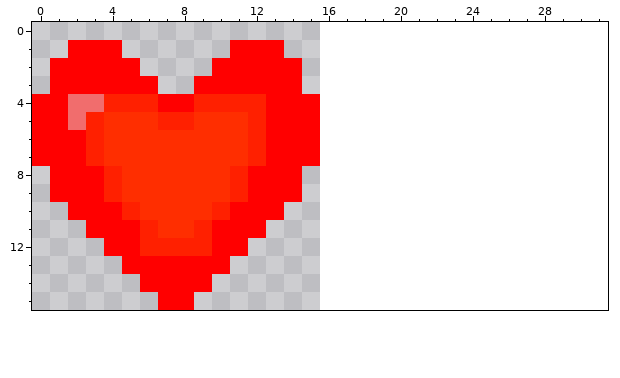
One commit to this pixel-art sprite: data/img/heart.png. Above: the version before the commit.
The file is 16x16 pixels. Colours within 5 levels of each other are drawn and written as one. The old version is drawn lined up with the new one, on the new canvas.
And afterwards:
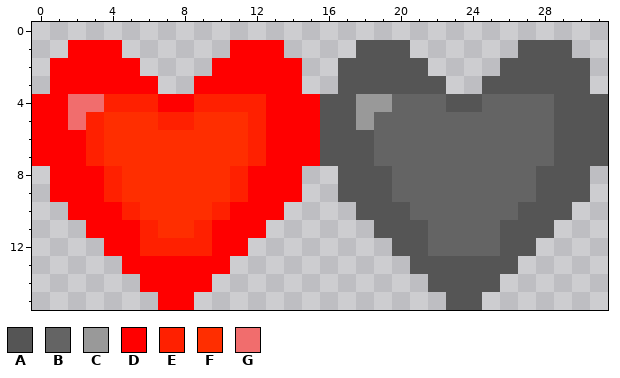
Palette (. is transparent): A #555555  B #646464  C #999999  D #ff0000  E #ff2000  F #ff2e00  G #f16d6d
The author wrote: moved both heart frames into one texture
What changed:
canvas 16x16 -> 32x16
@@ x 14..31 @@
  0 ..................
- 1 ..................
- 2 D.................
- 3 D.................
- 4 DD................
- 5 DD................
- 6 DD................
- 7 DD................
- 8 D.................
- 9 D.................
-10 ..................
-11 ..................
-12 ..................
-13 ..................
-14 ..................
-15 ..................
+ 1 ....AAA......AAA..
+ 2 D..AAAAA....AAAAA.
+ 3 D..AAAAAA..AAAAAA.
+ 4 DDAACCBBBAABBBBAAA
+ 5 DDAACBBBBBBBBBBAAA
+ 6 DDAAABBBBBBBBBBAAA
+ 7 DDAAABBBBBBBBBBAAA
+ 8 D..AAABBBBBBBBAAA.
+ 9 D..AAABBBBBBBBAAA.
+10 ....AAABBBBBBAAA..
+11 .....AAABBBBAAA...
+12 ......AABBBBAA....
+13 .......AAAAAA.....
+14 ........AAAA......
+15 .........AA.......
